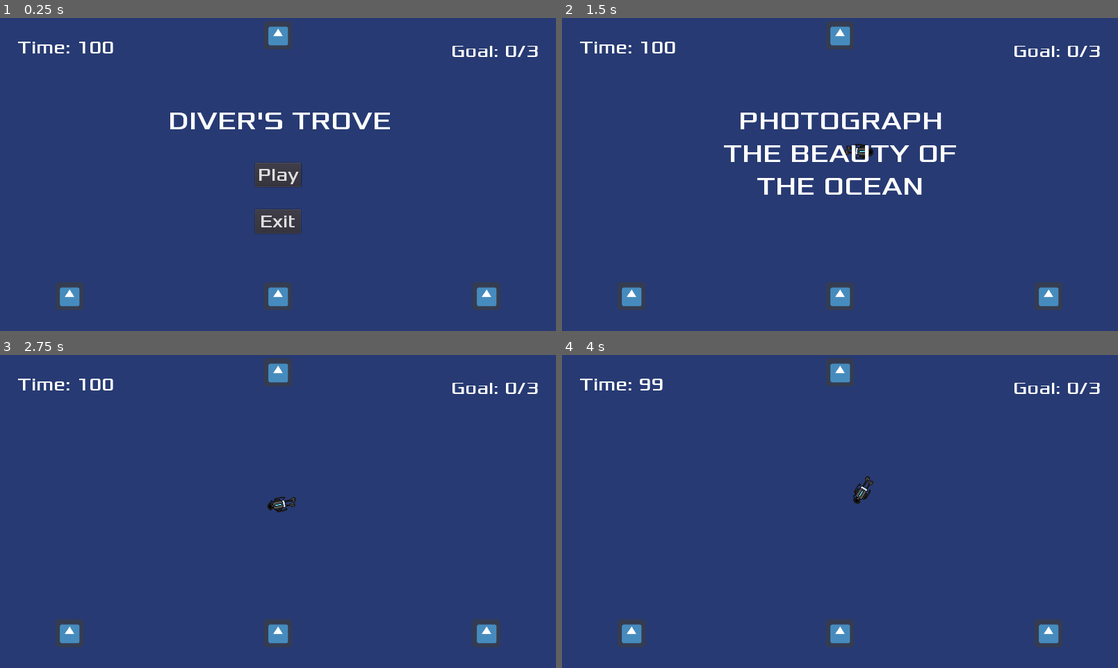
Above: before the commit, frames 1-4 (two rows, left to right).
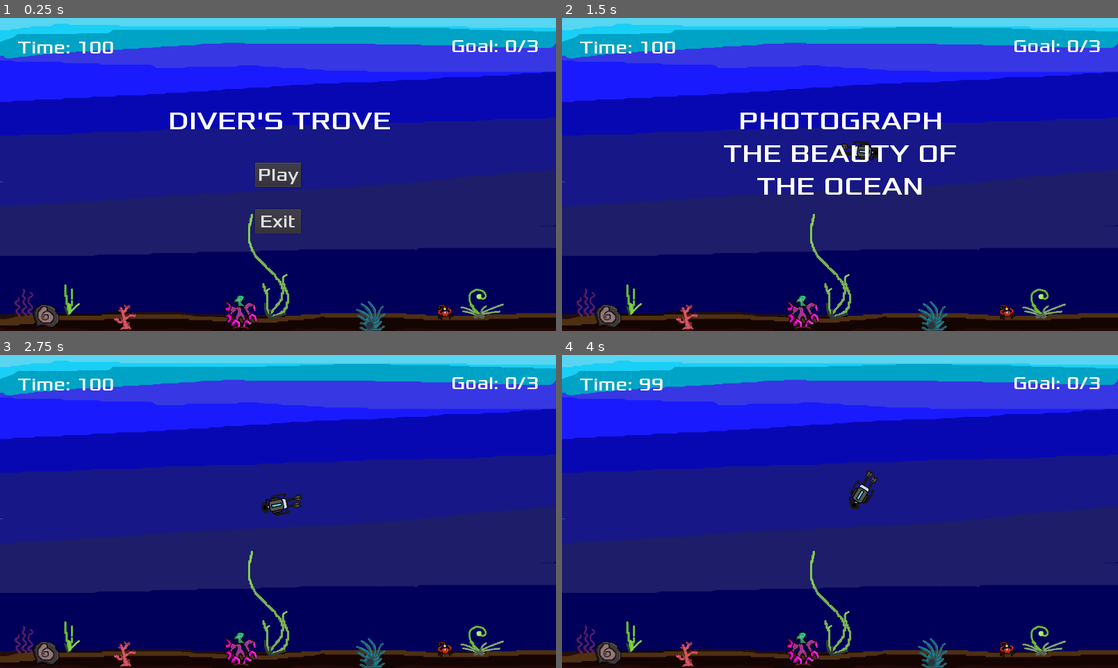
Above: after the commit, the same moments.

Repository: AlgionSan/GJ-Demo-2.0
Game: Godot game, scene res://scenes/Main.tscn
The game is run twice, just before and just after one commit, with the same random seed, the same clock (stepped at 60 frames per second) and the same inputs. The engine's default icon, where the game draws it, is replaced by a stand-in: a white triangle on a blue panel in a dark square.
Inputs (mouse positions are in pixels of both pictures, inside the frame that each line leads up to):
- Up to frame 1 (0.25 s): no input
- Up to frame 2 (1.5 s): click "Play" at 0.5 s; move the mouse to (962, 158) at 1.27 s; tap E (interact) at 1.35 s
- Up to frame 3 (2.75 s): move the mouse to (166, 527) at 2.02 s; tap E (interact) at 2.1 s
- Up to frame 4 (4 s): move the mouse to (895, 442) at 2.77 s; tap E (interact) at 2.85, 3.6 s; move the mouse to (812, 574) at 3.52 s

The runs differ from the first frame. In frame 1, 98% of the frame differs, in the area x 0-100%, y 0-100%; in frame 2, 98%; in frame 3, 100%; in frame 4, 100%.

Commit message:
added interactables_goals sprites

Diff:
--- a/scenes/HUD.tscn
+++ b/scenes/HUD.tscn
@@ -24,7 +24,6 @@
 custom_fonts/font = SubResource( 1 )
 text = "Goal: 0/3"
 align = 2
-valign = 1
 autowrap = true
 
 [node name="TimeLabel" type="Label" parent="."]
--- a/scenes/Interactable.tscn
+++ b/scenes/Interactable.tscn
@@ -1,7 +1,6 @@
-[gd_scene load_steps=4 format=2]
+[gd_scene load_steps=3 format=2]
 
 [ext_resource path="res://scripts/Interactable.gd" type="Script" id=1]
-[ext_resource path="res://arts/icon.png" type="Texture" id=2]
 
 [sub_resource type="CircleShape2D" id=1]
 radius = 40.0
@@ -14,6 +13,3 @@
 
 [node name="CollisionShape2D" type="CollisionShape2D" parent="."]
 shape = SubResource( 1 )
-
-[node name="Sprite" type="Sprite" parent="."]
-texture = ExtResource( 2 )
--- a/scenes/Main.tscn
+++ b/scenes/Main.tscn
@@ -1,19 +1,23 @@
-[gd_scene load_steps=8 format=2]
+[gd_scene load_steps=12 format=2]
 
 [ext_resource path="res://scenes/Player.tscn" type="PackedScene" id=1]
 [ext_resource path="res://scripts/Main.gd" type="Script" id=2]
 [ext_resource path="res://scenes/HUD.tscn" type="PackedScene" id=3]
 [ext_resource path="res://scenes/Interactable.tscn" type="PackedScene" id=4]
 [ext_resource path="res://scenes/Mob.tscn" type="PackedScene" id=5]
+[ext_resource path="res://arts/background.png" type="Texture" id=6]
+[ext_resource path="res://arts/interactables/crab_lantern_goal.png" type="Texture" id=7]
+[ext_resource path="res://arts/interactables/upside_down_corals_goals.png" type="Texture" id=8]
+[ext_resource path="res://arts/interactables/fossil.png" type="Texture" id=9]
 
 [sub_resource type="Curve2D" id=1]
 _data = {
-"points": PoolVector2Array( 0, 0, 0, 0, 0, 156.667, 0, 0, 0, 0, 0, 560 )
+"points": PoolVector2Array( 0, 0, 0, 0, 0, 156.667, 0, 0, 0, 0, 0, 633.333 )
 }
 
 [sub_resource type="Curve2D" id=2]
 _data = {
-"points": PoolVector2Array( 0, 0, 0, 0, 1280, 120, 0, 0, 0, 0, 1280, 560 )
+"points": PoolVector2Array( 0, 0, 0, 0, 1280, 120, 0, 0, 0, 0, 1280, 640 )
 }
 
 [node name="Main" type="Node"]
@@ -24,6 +28,11 @@
 anchor_right = 1.0
 anchor_bottom = 1.0
 color = Color( 0.156863, 0.231373, 0.454902, 1 )
+
+[node name="TextureRect" type="TextureRect" parent="ColorRect"]
+margin_right = 40.0
+margin_bottom = 40.0
+texture = ExtResource( 6 )
 
 [node name="Player" parent="." instance=ExtResource( 1 )]
 position = Vector2( 640, 160 )
@@ -41,22 +50,35 @@
 }
 
 [node name="Interactable" parent="." instance=ExtResource( 4 )]
-position = Vector2( 1120, 640 )
+position = Vector2( 1024, 677 )
 interact_label = "Press 'E' To Photograph"
 interact_type = "photograph_goal"
 interact_value = "You Found A Crab Lantern!"
 
+[node name="Sprite" type="Sprite" parent="Interactable"]
+rotation = -0.113446
+scale = Vector2( 1.2, 1.2 )
+texture = ExtResource( 7 )
+
 [node name="Interactable2" parent="." instance=ExtResource( 4 )]
-position = Vector2( 640, 640 )
+position = Vector2( 106, 689 )
 interact_label = "Press 'E' To Photograph"
 interact_type = "photograph_goal"
 interact_value = "You Found Glowing Corals"
 
+[node name="Sprite" type="Sprite" parent="Interactable2"]
+scale = Vector2( 1.5, 1.5 )
+texture = ExtResource( 9 )
+
 [node name="Interactable3" parent="." instance=ExtResource( 4 )]
-position = Vector2( 160, 640 )
+position = Vector2( 555, 677 )
 interact_label = "Press 'E' To Photograph"
 interact_type = "photograph_goal"
 interact_value = "You Found A Fossil!"
+
+[node name="Sprite" type="Sprite" parent="Interactable3"]
+scale = Vector2( 1.5, 1.65 )
+texture = ExtResource( 8 )
 
 [node name="Interactable4" parent="." instance=ExtResource( 4 )]
 position = Vector2( 640, 40 )
--- a/scenes/Player.tscn
+++ b/scenes/Player.tscn
@@ -14,8 +14,8 @@
 } ]
 
 [sub_resource type="CapsuleShape2D" id=2]
-radius = 17.9999
-height = 36.0002
+radius = 23.9999
+height = 64.0002
 
 [sub_resource type="DynamicFont" id=3]
 size = 12
@@ -32,7 +32,6 @@
 
 [node name="AnimatedSprite" type="AnimatedSprite" parent="."]
 rotation = 1.5708
-scale = Vector2( 0.7, 0.7 )
 frames = SubResource( 1 )
 animation = "dive"
 
Binary file added: arts/background.png
Not shown, added: arts/background.png.import
Binary file added: arts/interactables/crab_lantern_goal.png
Not shown, added: arts/interactables/crab_lantern_goal.png.import
Binary file added: arts/interactables/fossil.png
Not shown, added: arts/interactables/fossil.png.import
Binary file added: arts/interactables/upside_down_corals_goals.png
Not shown, added: arts/interactables/upside_down_corals_goals.png.import
